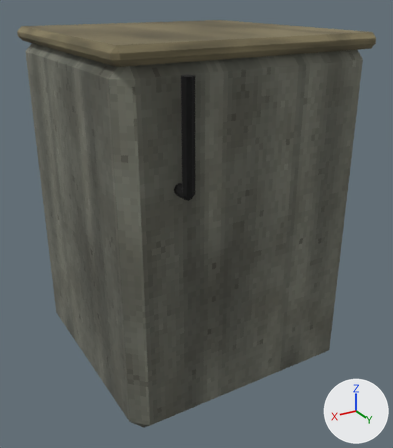
The glTF model assets/runtime/models/level_laundry_washer_worn.glb, before and after one commit.
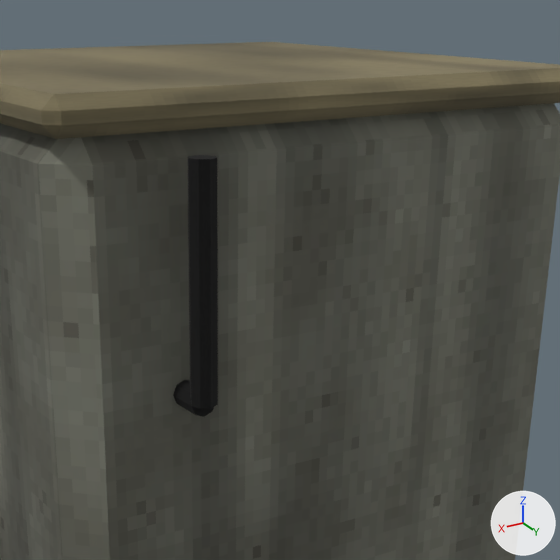
Each version appears first whole from a 50 mm lens placed at (0.679, 1.185, 0.957), pointed at (0.001, 0.053, 0.392), and next in a close-up on the part from 23% to 92% of the width and 0% to 60% of the height. The axes (+X, +Y, +Z) are drawn at lower right. The lights are the same throughout. The first two pictures are the older version. Vertices at exactly the same position are counted once.

Objects in the first close-up: 'level_laundry_washer_worn'.
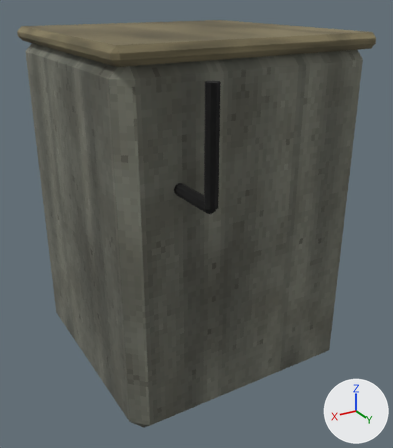
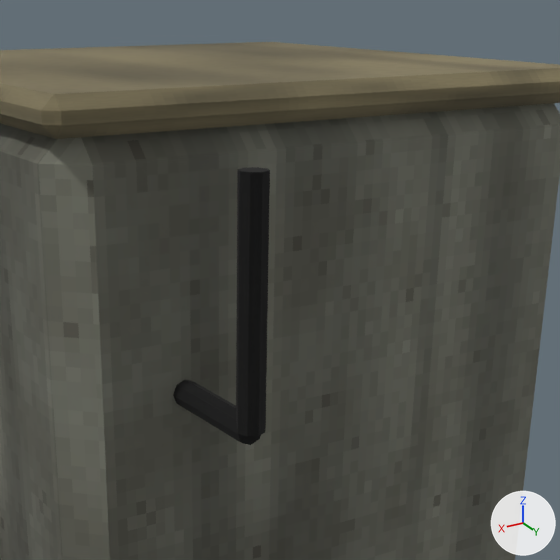
Where the change shows, as pixel boxes (x1, y1, x2, y2) in the close-ups (560 x 560 px; the box of a moved part takes in the faces that stretch with it):
part 1 of me_cube, moved or reshaped: before (173, 155, 218, 417); after (173, 167, 270, 445)

Edits to the bpy script that builds the scene:
```text
Change me_cube:
    used by ob_level_laundry_washer_worn; location = (0.0, 0.0, 0.0)
    remove me_cube.from_pydata(...)  # 872 vertices, 1656 faces; spans x -0.315..0.315, y -0.37..0.353, z 0.0..0.873
    add me_cube.from_pydata(...)  # 872 vertices, 1656 faces; spans x -0.315..0.315, y -0.37..0.433, z 0.0..0.873
    me_cube part 1: all 22 vertices in x 0.177..0.203, y 0.327..0.353, z 0.587..0.82 are moved by (0.0, 0.08, 0.0)
```
